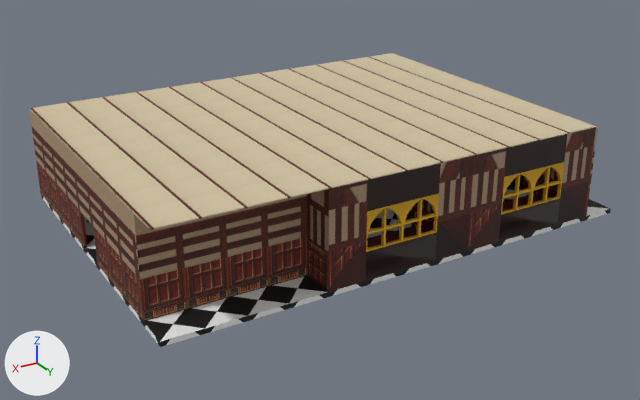
What one commit did to the FBX model Assets/HouseAndFurnitureByRoom/ConcertRoom.fbx.
One viewpoint serves both versions: a camera (50 mm lens) standing at (36.3, 31.8, 19.5) and looking at (13.1, -6.9, 0.1). Lighting does not change. The marker at lower left points along +X, +Y and +Z. Where no turn or scale is listed for an object, it has been applied to the vertices. Vertices at the same position are counted once.

The scene before the commit, as lines of its bpy script (objects in view):
```python
ob_concertroomceiling = bpy.data.objects.new('ConcertRoomCeiling', me_ceiling_2x2x0_15)
ob_concertroomceiling.location = (2.0, 2.0, 5.0)
ob_concertroomwallwindow = bpy.data.objects.new('ConcertRoomWallWindow', me_window_0_2x2x2)
ob_concertroomwallwindow.location = (4.0, 2.0, 1.5)
ob_concertroomwallwindow.rotation_euler = (-3.142, 0.0, 0.0)  # degrees (-180, 0, 0)
ob_concertroomwallwindow.scale = (0.01, 0.01, 0.01)
ob_concertroomwallwindow_001 = bpy.data.objects.new('ConcertRoomWallWindow.001', me_concertroomwindow_2x8x5)
ob_concertroomwallwindow_001.location = (10.0, 2.0, 0.0)
ob_concertroomwallwindow_001.rotation_euler = (-3.142, 0.0, 0.0)  # degrees (-180, 0, 0)
ob_concertroomwallwindow_001.scale = (0.01, 0.01, 0.01)
ob_concertroomwallwindow_002 = bpy.data.objects.new('ConcertRoomWallWindow.002', me_concertroomwindow_2x8x5)
ob_concertroomwallwindow_002.location = (2.0, 2.0, 0.0)
ob_concertroomwallwindow_002.rotation_euler = (-3.142, 0.0, 0.0)  # degrees (-180, 0, 0)
ob_concertroomwallwindow_002.scale = (0.01, 0.01, 0.01)
ob_concertroomwallwindow_003 = bpy.data.objects.new('ConcertRoomWallWindow.003', me_window_0_2x2x2)
ob_concertroomwallwindow_003.location = (6.0, 2.0, 1.5)
ob_concertroomwallwindow_003.rotation_euler = (-3.142, 0.0, 0.0)  # degrees (-180, 0, 0)
ob_concertroomwallwindow_003.scale = (0.01, 0.01, 0.01)
ob_concertroomwallwindow_004 = bpy.data.objects.new('ConcertRoomWallWindow.004', me_window_0_2x2x2)
ob_concertroomwallwindow_004.location = (12.0, 2.0, 1.5)
ob_concertroomwallwindow_004.rotation_euler = (-3.142, 0.0, 0.0)  # degrees (-180, 0, 0)
ob_concertroomwallwindow_004.scale = (0.01, 0.01, 0.01)
ob_concertroomwallwindow_005 = bpy.data.objects.new('ConcertRoomWallWindow.005', me_window_0_2x2x2)
ob_concertroomwallwindow_005.location = (14.0, 2.0, 1.5)
ob_concertroomwallwindow_005.rotation_euler = (-3.142, 0.0, 0.0)  # degrees (-180, 0, 0)
ob_concertroomwallwindow_005.scale = (0.01, 0.01, 0.01)
# also in view: 'ConcertRoomWallB1Right' at (25.9, -8.0, 3.0); 'ConcertRoomWallB2Right' at (25.9, -8.0, 4.5); 'ConcertRoomWallB1Back' at (22.0, 0.1, 3.0); 'ConcertRoomWallB0Right.001' at (25.9, -12.0, 1.0); 'ConcertRoomWallB2Back' at (22.0, 0.1, 4.5)
```
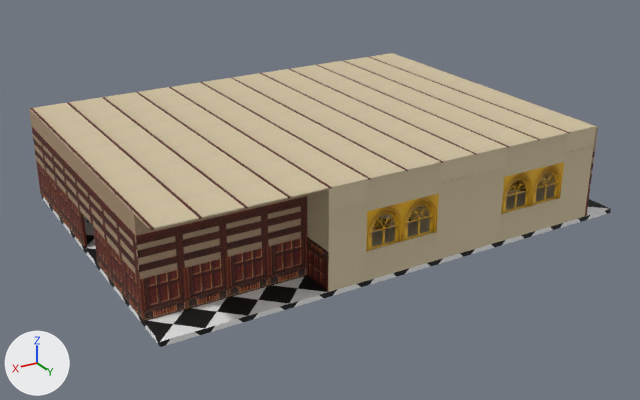
Diff of the bpy script that builds the scene:
```diff
--- a/Assets/HouseAndFurnitureByRoom/ConcertRoom.fbx.py
+++ b/Assets/HouseAndFurnitureByRoom/ConcertRoom.fbx.py
@@ mat_whitewall_002 @@
+mat_whitewall_002 = principled_material('WhiteWall.002')
+mat_whitewall_002.texture = img_wall3_jpg
+mat_whitewall_002.roughness = 0.69
@@ me_window_0_2x2x2 @@
 # used by ob_concertroomwallwindow; location = (4.0, 2.0, 1.5); rotation_euler = (-3.142, 0.0, 0.0), in degrees (-180, 0, 0); scale = (0.01, 0.01, 0.01)
-me_window_0_2x2x2.from_pydata(...)  # 62 vertices, 66 faces; spans x 0.0..200.0, y 0.0..20.0, z -200.0..0.0
+me_window_0_2x2x2.from_pydata(...)  # 3867 vertices, 3824 faces; spans x 0.0..200.0, y 0.0..20.0, z -200.0..0.0
+# me_window_0_2x2x2 part 1: a new loose piece of 192 vertices spanning x 80.0..120.0, y 9.0..11.0, z -159.0..-119.0, in mat_windowgolden (picture img_golden_metal_jpg)
+# me_window_0_2x2x2 part 2: a new loose piece of 192 vertices spanning x 45.0..85.0, y 9.0..11.0, z -131.0..-91.0, in mat_windowgolden (picture img_golden_metal_jpg)
+# me_window_0_2x2x2 part 3: a new loose piece of 192 vertices spanning x 115.0..155.0, y 9.0..11.0, z -131.0..-91.0, in mat_windowgolden (picture img_golden_metal_jpg)
+# me_window_0_2x2x2 part 4: 52 vertices removed from x 0.0..200.0, y 0.0..20.0, z -192.0..0.0; 2660 vertices added at x 0.0..200.0, y 0.0..20.0, z -200.0..0.0
+# me_window_0_2x2x2 part 5: the surface is now shaded smooth
 me_window_0_2x2x2.materials.append(mat_windowgolden)
@@ me_concertroomwindow_2x8x5 @@
 # used by ob_concertroomwallwindow_002; location = (2.0, 2.0, 0.0); rotation_euler = (-3.142, 0.0, 0.0), in degrees (-180, 0, 0); scale = (0.01, 0.01, 0.01)
-me_concertroomwindow_2x8x5.from_pydata(...)  # 51 vertices, 50 faces; spans x 0.0..800.0, y 0.0..200.0, z -500.0..0.0
+me_concertroomwindow_2x8x5.from_pydata(...)  # 46 vertices, 44 faces; spans x 0.0..800.0, y 0.0..200.0, z -500.0..0.0
+# me_concertroomwindow_2x8x5 part 6
+# 7 vertices are removed from x 200.0..600.0, y 0.0..200.0, z -400.0..-75.0
+# 16 faces are deleted
+# 2 vertices are added at (600.0, 200.0, -120.0), (200.0, 200.0, -120.0)
+# 5 new faces join them, mat_whitewall_002 (picture img_wall3_jpg)
+# 3 new faces join them, mat_wall_002 (picture img_wall1_jpg)
+# 1 new face joins them, mat_wallwhitewood2 (picture img_wall4_jpg)
+# 1 new face joins them, mat_wallwhitewood (picture img_wall2_jpg)
+# me_concertroomwindow_2x8x5 part 7: 7 faces spanning x 0.0..800.0, y 0.0..200.0, z -500.0..0.0 switch from mat_wall_002 (picture img_wall1_jpg) to mat_whitewall_002 (picture img_wall3_jpg)
+# me_concertroomwindow_2x8x5 part 8: 12 faces spanning x 0.0..800.0, y 0.0..200.0, z -400.0..-150.0 switch from mat_wallwhitewood2 (picture img_wall4_jpg) to mat_whitewall_002 (picture img_wall3_jpg)
+# me_concertroomwindow_2x8x5 part 9: 4 faces spanning x 0.0..800.0, y 0.0..200.0, z -500.0..-400.0 switch from mat_wallwhitewood (picture img_wall2_jpg) to mat_whitewall_002 (picture img_wall3_jpg)
```

Location of each change, (x1, y1, x2, y2) in pixels of the pictures (640 x 400 px):
part 1 of me_window_0_2x2x2, added
    after: (380, 172, 550, 222)
part 2 of me_window_0_2x2x2, added
    after: (387, 176, 555, 226)
part 3 of me_window_0_2x2x2, added
    after: (374, 179, 545, 230)
part 4 of me_window_0_2x2x2, built on
    both: (366, 162, 564, 252)
part 6 of me_concertroomwindow_2x8x5, cut back
    before: (366, 167, 560, 281)
    after: (366, 173, 560, 281)
part 7 of me_concertroomwindow_2x8x5, recoloured
    both: (328, 134, 589, 292)
part 8 of me_concertroomwindow_2x8x5, recoloured
    both: (307, 146, 594, 252)
part 9 of me_concertroomwindow_2x8x5, recoloured
    both: (307, 127, 596, 210)
